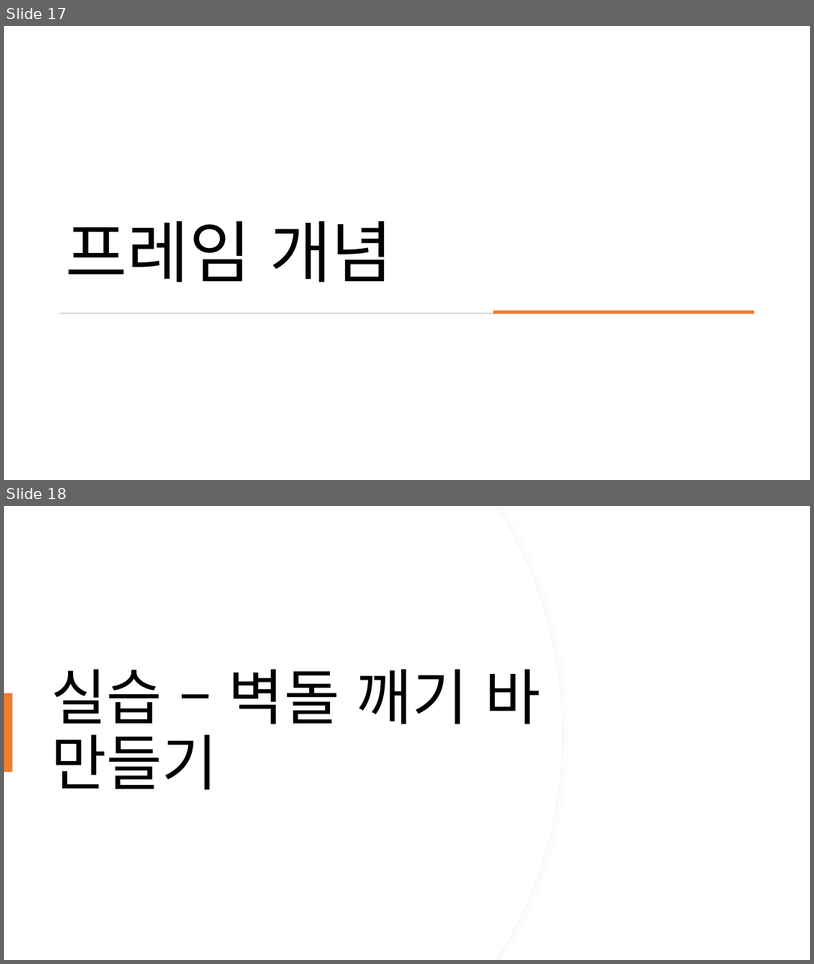
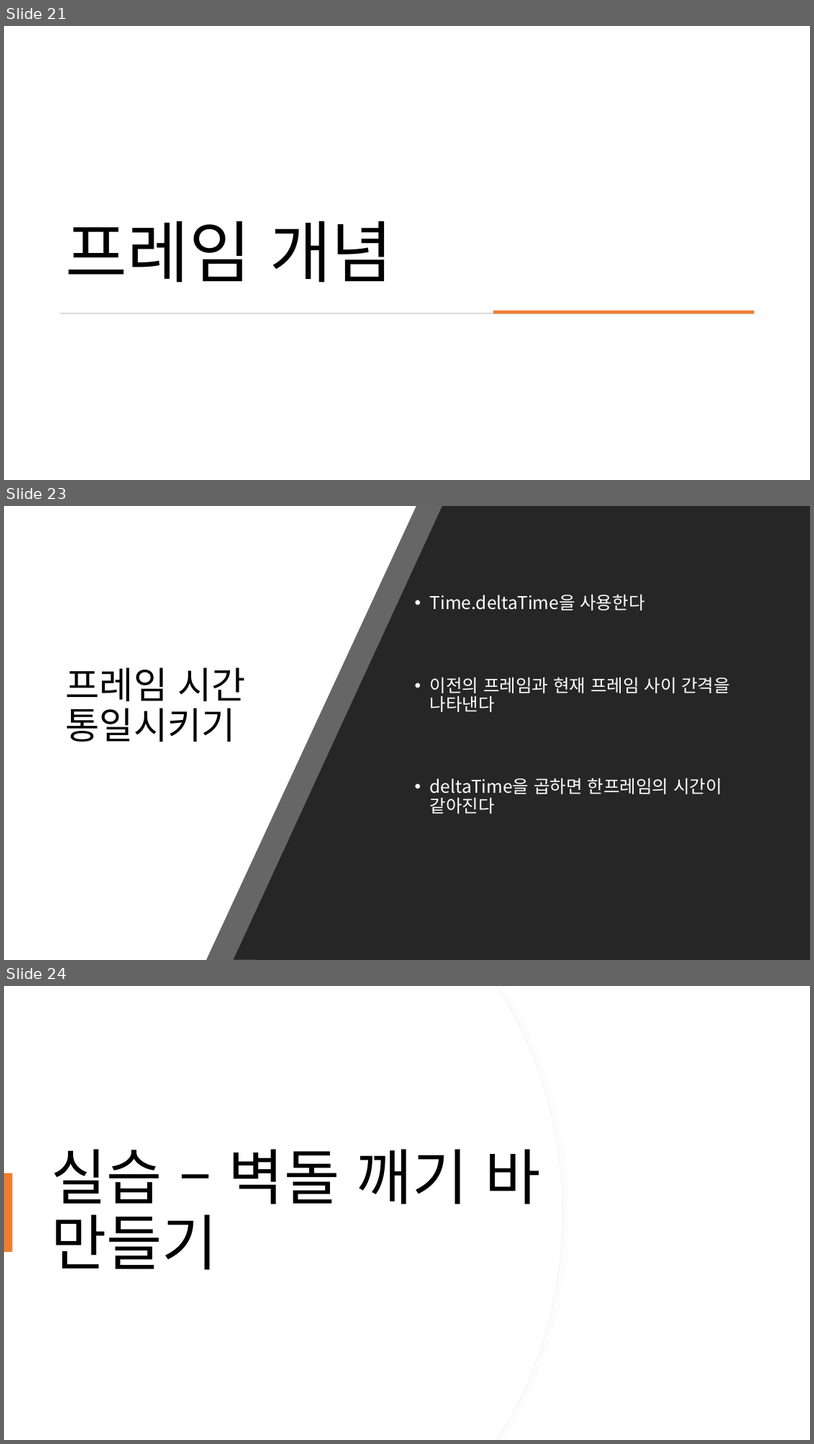
Before and after one commit to kjh99660/Study_powerpoint, a slide deck: C#스터디/c# 스터디 6주 차.pptx. Shown one above the other, each under a label of ours: slides 17 and 18 before the commit, slides 21, 23 and 24 after it; the slides between them are not shown. The pictures are 814x964 and 814x1444 pixels, drawn with LibreOffice and Linux fonts; fonts in the diff are those of the drawing. Boxes give left, top, right and bottom in pixels: in the first picture for what was removed or moved away, otherwise in the second. Text is boxed around its words. In the diff, an @@ line names an element or a change of style, - is before the commit and + after.

```diff
--- a/C#스터디/c# 스터디 6주 차.pptx
+++ b/C#스터디/c# 스터디 6주 차.pptx
@@ slide 23 added at bbox=[4, 506, 810, 960], background #000000 @@
@@ rectangle added at bbox=[4, 506, 810, 960], fill #FFFFFF @@
@@ freeform shape added at bbox=[206, 506, 810, 960], fill #262626 at 70% opacity @@
@@ freeform shape added at bbox=[233, 506, 810, 960], fill #262626 @@
@@ text added at bbox=[430, 594, 730, 813], 21 pt, text #FFFFFF @@
+• Time.deltaTime을 사용한다
+• 이전의 프레임과 현재 프레임 사이 간격을 나타낸다
+• deltaTime을 곱하면 한프레임의 시간이 같아진다
@@ title added at bbox=[66, 667, 246, 741], 44 pt, text #000000 @@
+프레임 시간 통일시키기
@@ what was slide 17 is now slide 21 @@
@@ what was slide 18 is now slide 24 @@
```
Also in this commit, not shown: 1 slide changed, 6 other slides added, 14 other files.
